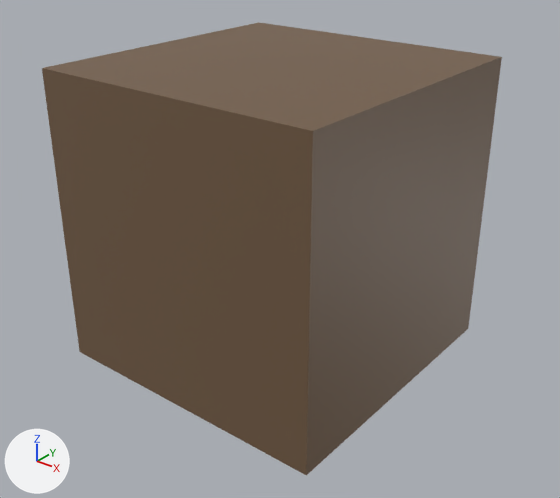
Before and after pictures for a commit that changed the glTF model three/static/tree_models/3.glb.
One viewpoint serves both versions: a camera (50 mm lens) standing at (2.99, -3.73, 2.05) and looking at (0.19, -0.22, -0.13). Arrows for +X, +Y and +Z are at lower left; the lights stay in place. Where no turn or scale is listed for an object, it has been applied to the vertices.
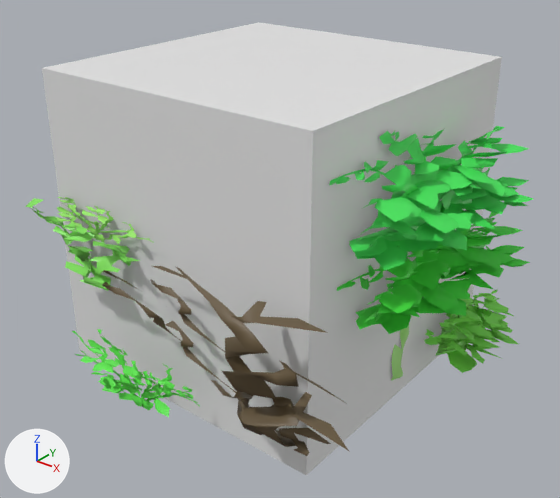
What differs and where, as boxes [x1, y1, x2, y2] in the pictures (560 x 498 px):
'Cube', recoloured (brown to white)
    both: [42, 22, 502, 475]
'SM_Vine_Plant_Climber_A_03', added (green)
    after: [329, 126, 533, 270]
'SM_Vine_Plant_Climber_A_07', added (brown)
    after: [92, 261, 350, 456]
'SM_Vine_Plant_Climber_A_03.001', added (green)
    after: [337, 212, 530, 334]
'SM_Vine_Plant_Climber_A_05', added (green)
    after: [424, 278, 518, 373]
'SM_Vine_Plant_Climber_A_04', added (green)
    after: [72, 329, 200, 417]
'SM_Vine_Plant_Climber_A_02', added (green)
    after: [25, 198, 140, 291]
'SM_Vine_Plant_Climber_A_06', added (green)
    after: [52, 197, 152, 244]
'SM_Vine_Plant_Climber_A_01', added (green)
    after: [391, 325, 409, 381]

Edits to the bpy script that builds the scene:
```text
Change mat_material:
    mat_material.base_color: (0.171, 0.105, 0.0581) -> (0.8, 0.8, 0.8)  # brown #735b44 -> white #e7e7e7
Add ob_sm_vine_plant_climber_a_01:
    ob_sm_vine_plant_climber_a_01 = bpy.data.objects.new('SM_Vine_Plant_Climber_A_01', me_mesh_031)  # 116 vertices, 132 faces; spans x -0.002..0.058, y -0.141..0.531, z -0.007..1.081; in mat_material_007 (green #a5e77b)
    ob_sm_vine_plant_climber_a_01.location = (1.0, 0.0, -0.876)
Add ob_sm_vine_plant_climber_a_02:
    ob_sm_vine_plant_climber_a_02 = bpy.data.objects.new('SM_Vine_Plant_Climber_A_02', me_mesh_030)  # 173 vertices, 186 faces; spans x -0.555..0.525, y -0.004..0.21, z 0.0..0.4; in mat_material_005 (green #85e75f)
    ob_sm_vine_plant_climber_a_02.location = (-0.615, -1.181, -0.246)
Add ob_sm_vine_plant_climber_a_03_001:
    ob_sm_vine_plant_climber_a_03_001 = bpy.data.objects.new('SM_Vine_Plant_Climber_A_03.001', me_mesh_001)  # 827 vertices, 838 faces; spans x -0.01..0.51, y -0.8..0.79, z 0.0..0.4; in mat_material_002 (green #48e743)
    ob_sm_vine_plant_climber_a_03_001.location = (1.0, 0.0, -0.217)
Add ob_sm_vine_plant_climber_a_04:
    ob_sm_vine_plant_climber_a_04 = bpy.data.objects.new('SM_Vine_Plant_Climber_A_04', me_mesh_028)  # 700 vertices, 716 faces; spans x -0.565..0.579, y -0.146..0.008, z -0.002..0.401; in mat_material_008 (green #5de74d)
    ob_sm_vine_plant_climber_a_04.location = (-0.148, -1.221, -0.876)
Add ob_sm_vine_plant_climber_a_05:
    ob_sm_vine_plant_climber_a_05 = bpy.data.objects.new('SM_Vine_Plant_Climber_A_05', me_mesh_027)  # 945 vertices, 962 faces; spans x -0.004..0.479, y -0.542..0.386, z 0.0..0.433; in mat_material_003 (green #81e756)
    ob_sm_vine_plant_climber_a_05.location = (1.0, 0.656, -0.876)
Add ob_sm_vine_plant_climber_a_06:
    ob_sm_vine_plant_climber_a_06 = bpy.data.objects.new('SM_Vine_Plant_Climber_A_06', me_mesh_026)  # 385 vertices, 414 faces; spans x -0.373..0.587, y -0.104..0.001, z -0.002..0.256; in mat_material_006 (green #99e768)
    ob_sm_vine_plant_climber_a_06.location = (-0.631, -1.028, 0.008)
Add ob_sm_vine_plant_climber_a_07:
    ob_sm_vine_plant_climber_a_07 = bpy.data.objects.new('SM_Vine_Plant_Climber_A_07', me_mesh_024)  # 233 vertices, 235 faces; spans x -1.48..0.66, y -0.32..-0.01, z -0.01..0.82; in mat_material_004 (brown #66563d)
    ob_sm_vine_plant_climber_a_07.location = (0.816, -1.024, -0.719)
Add ob_sm_vine_plant_climber_a_03:
    ob_sm_vine_plant_climber_a_03 = bpy.data.objects.new('SM_Vine_Plant_Climber_A_03', me_mesh_029)  # 827 vertices, 838 faces; spans x -0.01..0.51, y -0.8..0.79, z 0.0..0.67; in mat_material_001 (green #46e75c)
    ob_sm_vine_plant_climber_a_03.location = (1.0, -0.095, 0.184)
```
